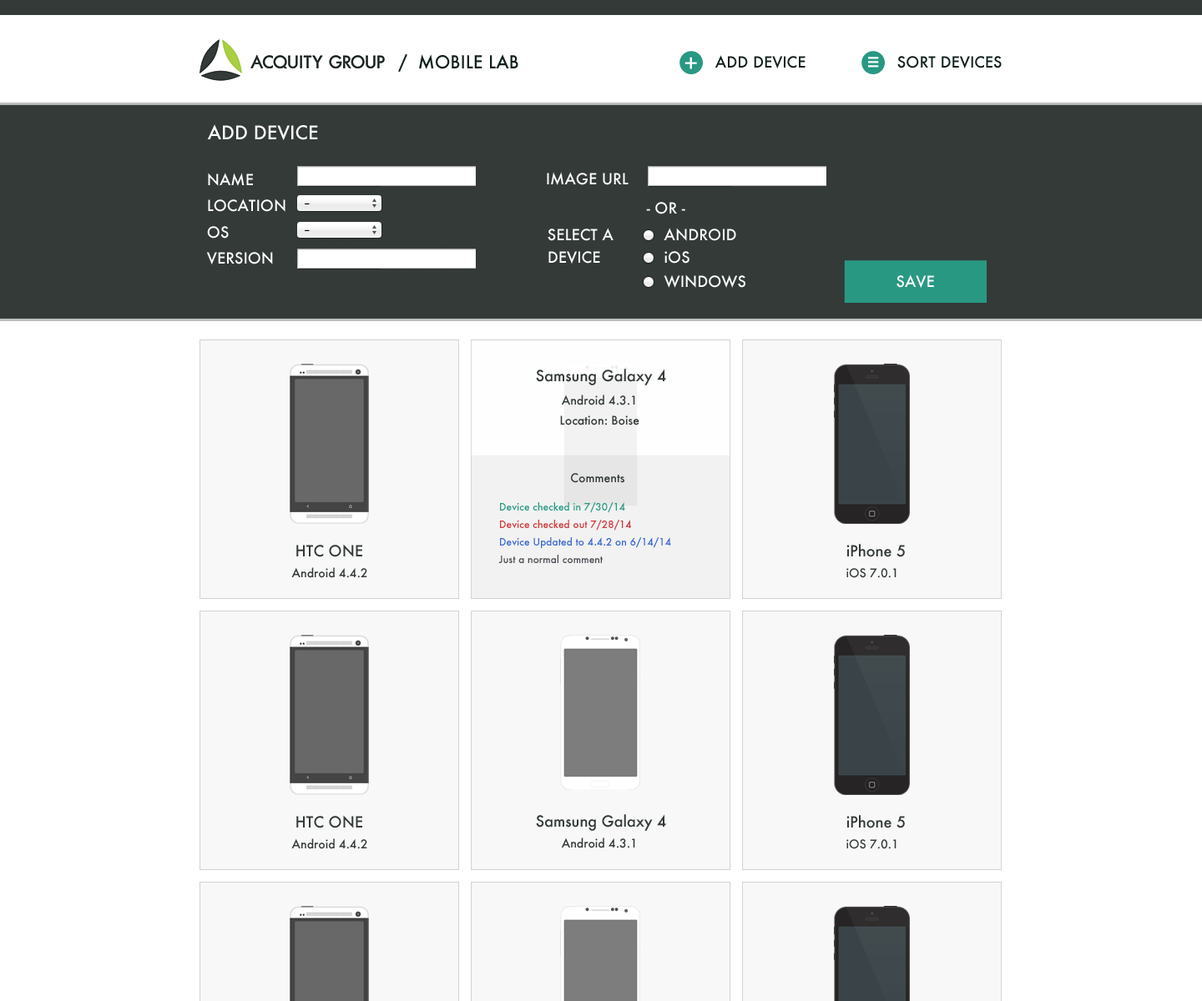
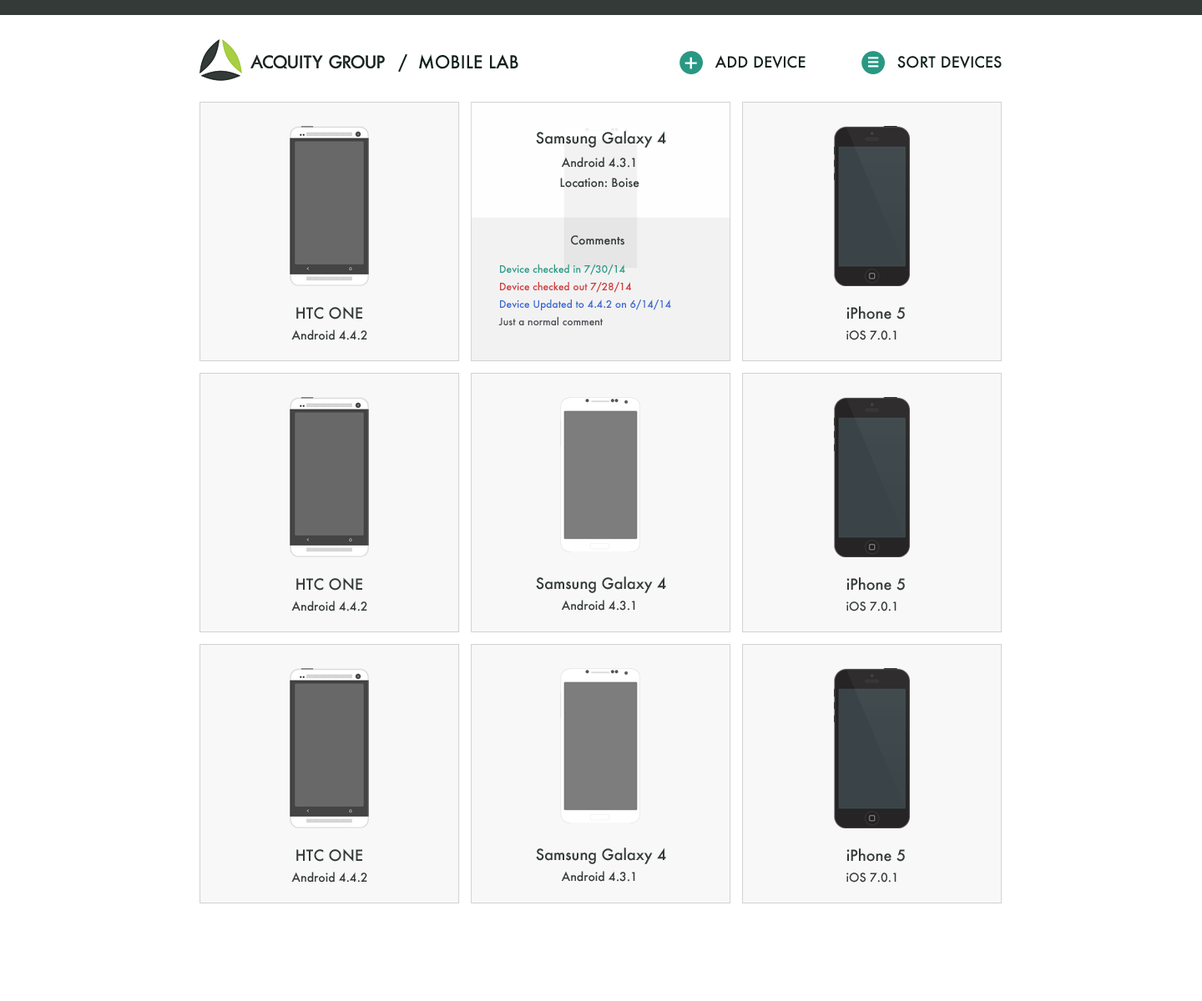
Layers edited between the first and the second 1202 × 1001 image:
hid "Add a Device", painted on it over [0, 101, 1202, 1001]
added layer "Devices" above "Background" over [199, 101, 1003, 904]
